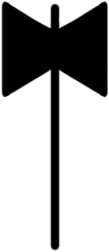
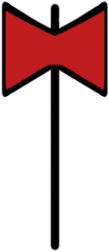
Layer changes from the first 109px x 252px image to the second:
added layer "AxeWarbringerOverlay" above "Axe" over left=4, top=10, right=106, bottom=90
